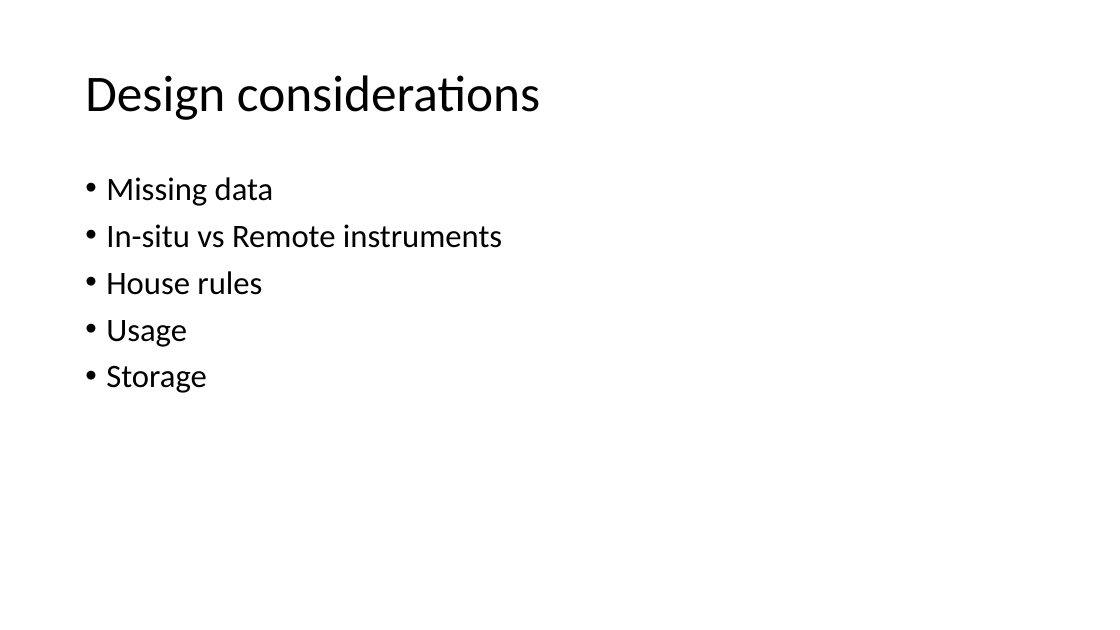
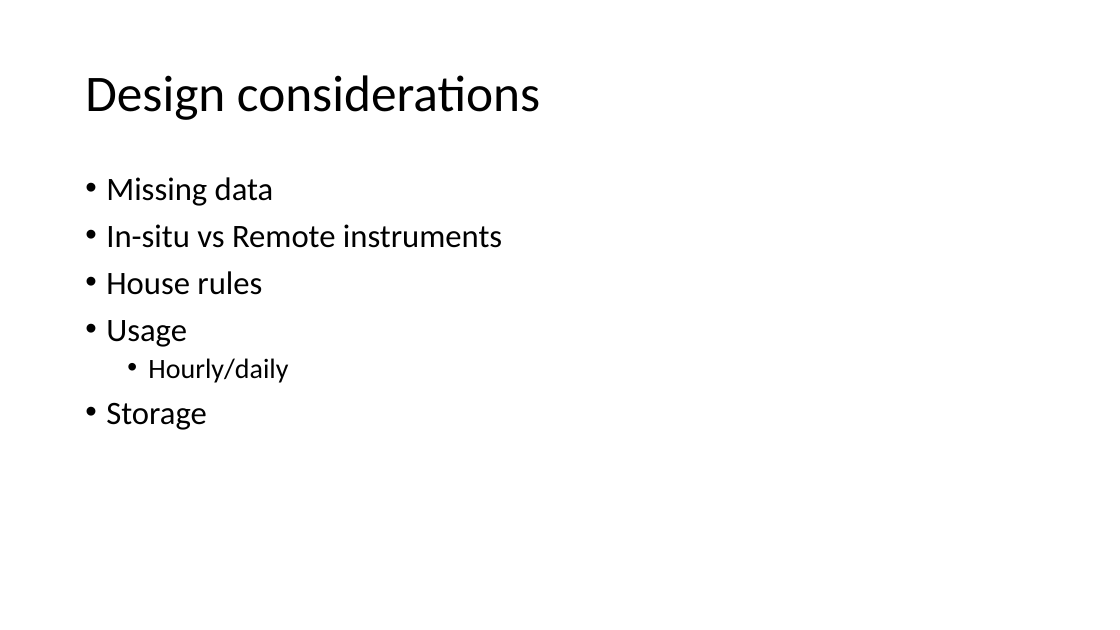
Before and after one commit to billinkc/presentations, a slide deck: slide 13 of IntegratingWeatherData/IntegratingWeatherData.pptx (slide 10 before the commit). Drawn at 1120x630 pixels with LibreOffice and Linux fonts; fonts in the diff are those of the drawing. Boxes give left, top, right and bottom in pixels: in the first picture for what was removed or moved away, otherwise in the second. Text is boxed around its words. In the diff, an @@ line names an element or a change of style, - is before the commit and + after.

```diff
--- a/IntegratingWeatherData/IntegratingWeatherData.pptx
+++ b/IntegratingWeatherData/IntegratingWeatherData.pptx
@@ text at (148, 358, 288, 383): paragraph added @@
+  • Hourly/daily
```
Also in this commit, not shown: 2 other slides changed, 4 slides added, 1 slide removed.
